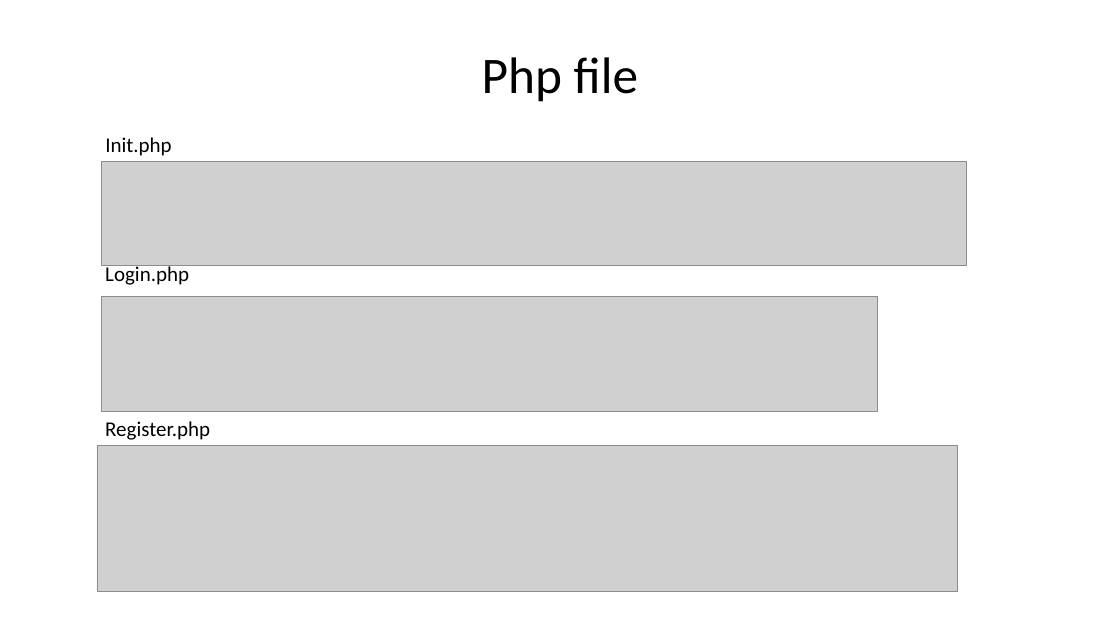
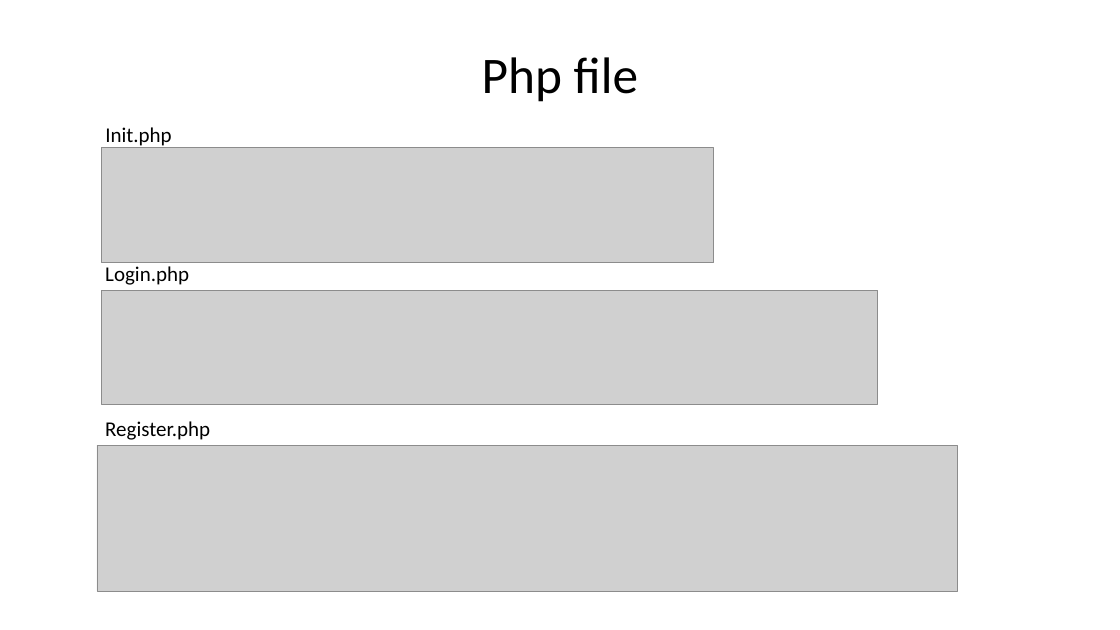
Before and after one commit to SoftwareEgineeringWaterDetectionSystem/Smart_Water_Level_Detection_System, a slide deck: slide 18 of software engineering slide.pptx (slide 8 before the commit). Drawn at 1120x630 pixels with LibreOffice and Linux fonts; fonts in the diff are those of the drawing; grey boxes stand for pictures; background and template pictures are left out. Boxes give left, top, right and bottom in pixels: in the first picture for what was removed or moved away, otherwise in the second. Text is boxed around its words. In the diff, an @@ line names an element or a change of style, - is before the commit and + after.

```diff
--- a/software engineering slide.pptx
+++ b/software engineering slide.pptx
@@ text "Init.php": place and size @@
-text "Init.php" at (105, 137, 171, 156)
+text "Init.php" at (105, 127, 171, 149)
@@ picture: place and size @@
-picture at (102, 161, 967, 265)
+picture at (102, 148, 714, 263)
@@ picture: place and size @@
-picture at (102, 297, 878, 411)
+picture at (102, 290, 878, 404)
```
Also in this commit, not shown: 7 other slides changed, 3 slides added, 1 other file.
